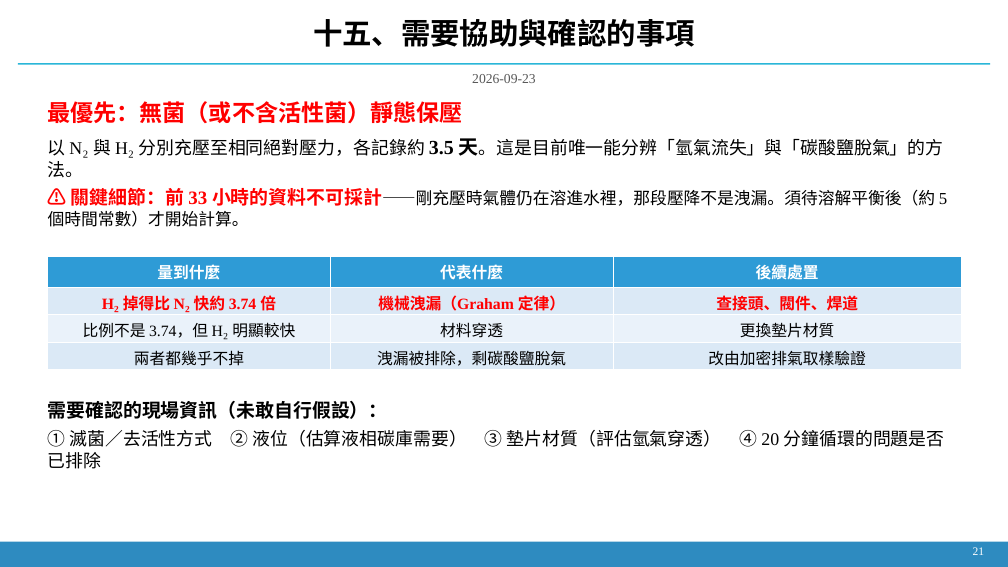
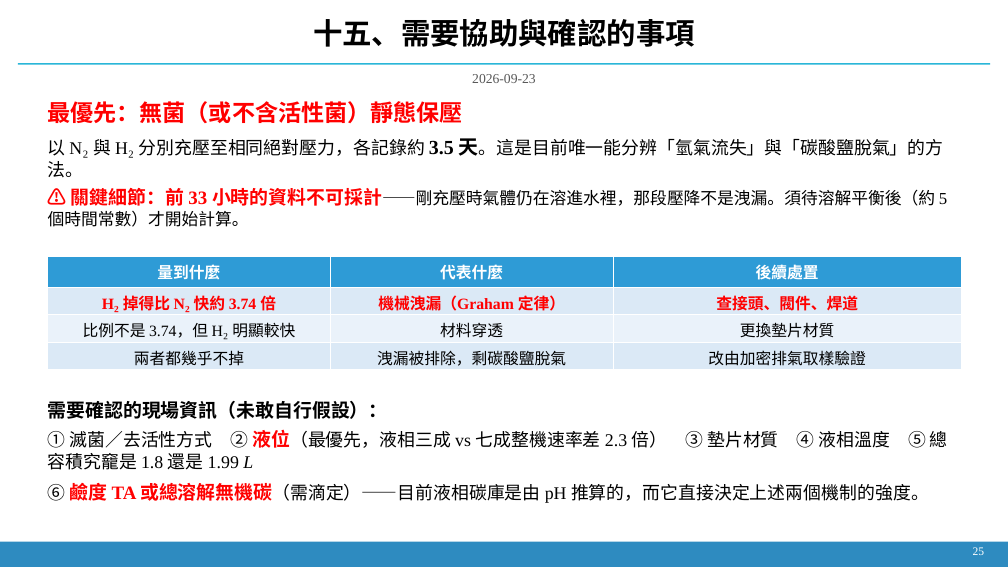
Before and after one commit to Yutou0601/Bioreactor-Edge-AI, a slide deck: slide 24 of docs/decks/簡報_2026-09-21_氫氣流失與壓降歸因.pptx (slide 20 before the commit). Drawn at 1008x567 pixels with LibreOffice and Linux fonts; fonts in the diff are those of the drawing. Boxes give left, top, right and bottom in pixels: in the first picture for what was removed or moved away, otherwise in the second. Text is boxed around its words. In the diff, an @@ line names an element or a change of style, - is before the commit and + after.

```diff
--- a/docs/decks/簡報_2026-09-21_氫氣流失與壓降歸因.pptx
+++ b/docs/decks/簡報_2026-09-21_氫氣流失與壓降歸因.pptx
@@ text at [48,429,948,504]: text changed @@
-① 滅菌／去活性方式 ② 液位（估算液相碳庫需要） ③ 墊片材質（評估氫氣穿透） ④ 20 分鐘循環的問題是否已排除
+① 滅菌／去活性方式 ② 液位（最優先，液相三成 vs 七成整機速率差 2.3 倍） ③ 墊片材質 ④ 液相溫度 ⑤ 總容積究竉是 1.8 還是 1.99 L
+⑥ 鹼度 TA 或總溶解無機碳（需滴定）——目前液相碳庫是由 pH 推算的，而它直接決定上述兩個機制的強度。
@@ text at [973,547,985,555]: text changed @@
-21
+25
```
Also in this commit, not shown: 9 other slides changed, 4 slides added, 6 other files.
